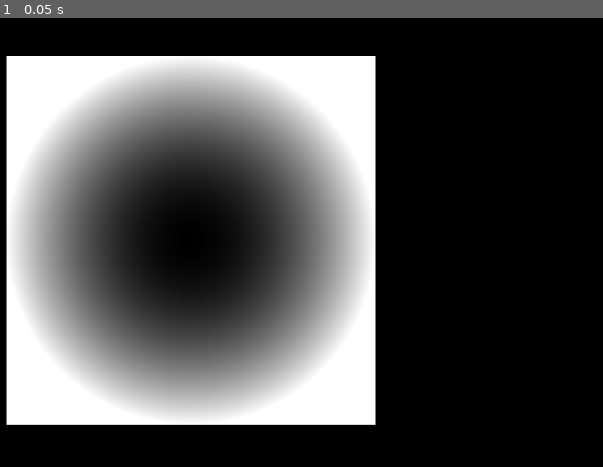
Above: before the commit, frame 1.
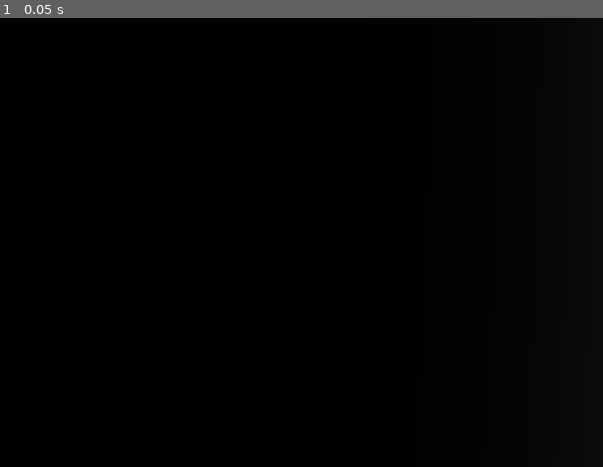
Above: after the commit, the same moment.

Repository: Ivorforce/Godot-Color-Banding
Game: Godot game, scene res://world.tscn
Two runs of this game, one before a commit and one after it. Both use one fixed random seed, a clock stepped at 60 frames per second and the inputs below. The engine's default icon, where the game draws it, is replaced by a stand-in: a white triangle on a blue panel in a dark square.
Inputs:
- Up to frame 1 (0.05 s): no input

The runs differ from the first frame. In frame 1, 47% of the frame differs, in the area x 0-63%, y 8-91%.

Commit message:
Make the banding more easy to see.

Diff:
--- a/planet.gdshader
+++ b/planet.gdshader
@@ -6,5 +6,5 @@
 
 void fragment() {
 	float d = length_sq(UV - 0.5) * 4.0;
-	COLOR = vec4(vec3(1.0), d);
+	COLOR = vec4(vec3(1.0), pow(d, 32));
 }
--- a/project.godot
+++ b/project.godot
@@ -12,10 +12,12 @@
 
 config/name="Godot Color Banding"
 run/main_scene="res://world.tscn"
-config/features=PackedStringArray("4.1", "Forward Plus")
+config/features=PackedStringArray("4.2", "Forward Plus")
 config/icon="res://icon.svg"
 
 [rendering]
 
 viewport/transparent_background=true
+viewport/hdr_2d=true
+anti_aliasing/quality/use_debanding=true
 environment/defaults/default_environment="res://environment.tres"
--- a/world.tscn
+++ b/world.tscn
@@ -21,10 +21,17 @@
 scale = Vector2(54.1172, 30.0938)
 texture = ExtResource("1_t8nq3")
 
-[node name="Planet" type="Sprite2D" parent="."]
+[node name="Bands" type="Sprite2D" parent="."]
+visible = false
 material = SubResource("ShaderMaterial_0o63y")
-position = Vector2(556, 322)
-scale = Vector2(4.16016, 4.16016)
+position = Vector2(576, 325)
+scale = Vector2(3.82447, 3.82447)
+texture = ExtResource("1_t8nq3")
+
+[node name="BandsBig" type="Sprite2D" parent="."]
+material = SubResource("ShaderMaterial_0o63y")
+position = Vector2(-7996, 18)
+scale = Vector2(150, 150)
 texture = ExtResource("1_t8nq3")
 
 [node name="Camera2D" type="Camera2D" parent="."]
